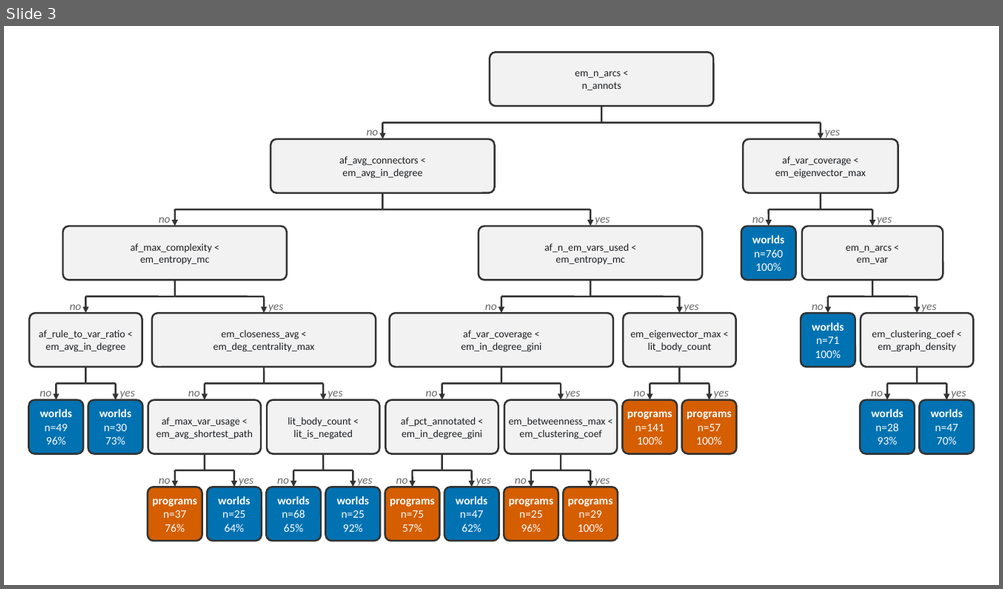
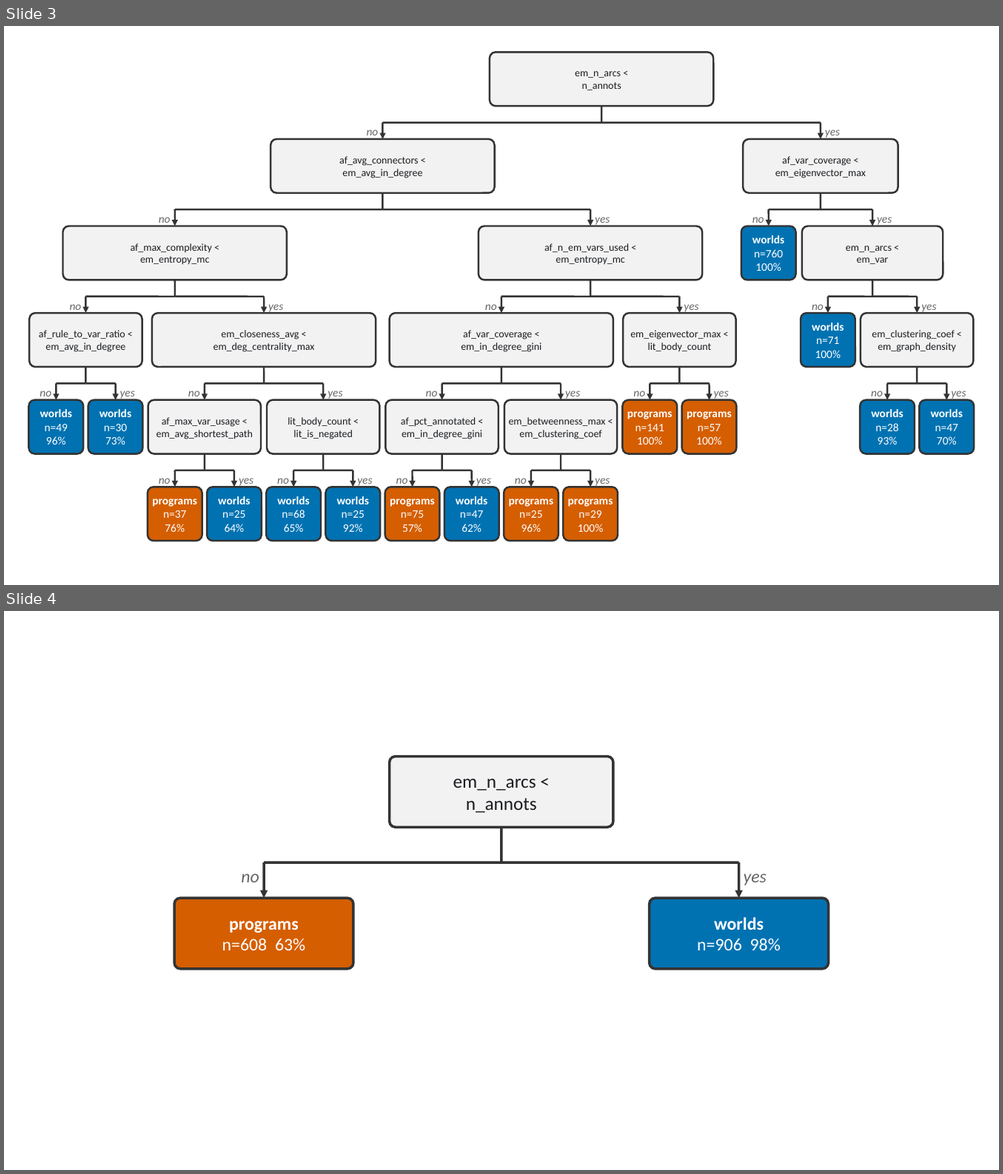
Before and after one commit to marioa-l/delp3Exp, a slide deck: results_tte/figures/final_trees_guided.pptx. Shown one above the other, each under a label of ours: slide 3 before the commit, slides 3 and 4 after it. The pictures are 1003x589 and 1003x1174 pixels, drawn with LibreOffice and Linux fonts; fonts in the diff are those of the drawing. Boxes give left, top, right and bottom in pixels: in the first picture for what was removed or moved away, otherwise in the second. Text is boxed around its words. In the diff, an @@ line names an element or a change of style, - is before the commit and + after.

```diff
--- a/results_tte/figures/final_trees_guided.pptx
+++ b/results_tte/figures/final_trees_guided.pptx
@@ slide 4 added at [4,611,999,1170], background #FFFFFF @@
@@ rounded rectangle added at [390,757,614,827], fill #F2F2F2, outline #333333 2.5 pt @@
@@ text added at [453,778,537,813], 18 pt, text #1B1D21 @@
+em_n_arcs <
+n_annots
@@ line added from (502, 827) to (502, 863), #333333 2.5 pt @@
@@ text added at [241,874,259,883], 17 pt, text #666666, italic @@
+no
@@ line added from (264, 863) to (502, 863), #333333 2.5 pt @@
@@ arrow added from (264, 863) to (264, 898), #333333 2.5 pt @@
@@ line added from (502, 863) to (739, 863), #333333 2.5 pt @@
@@ arrow added from (739, 863) to (739, 898), #333333 2.5 pt @@
@@ text added at [743,874,766,886], 17 pt, text #666666, italic @@
+yes
@@ rounded rectangle added at [174,898,353,969], fill #D55E00, outline #333333 2.5 pt @@
@@ rounded rectangle added at [649,898,828,969], fill #0072B2, outline #333333 2.5 pt @@
@@ text added at [222,921,305,951], 17 pt, text #FFFFFF, bold @@
+programs
+n=608 63%
@@ text added at [697,917,780,951], 17 pt, text #FFFFFF @@
+worlds
+n=906 98%
```
Also in this commit, not shown: 2 other slides added, 19 other files.
